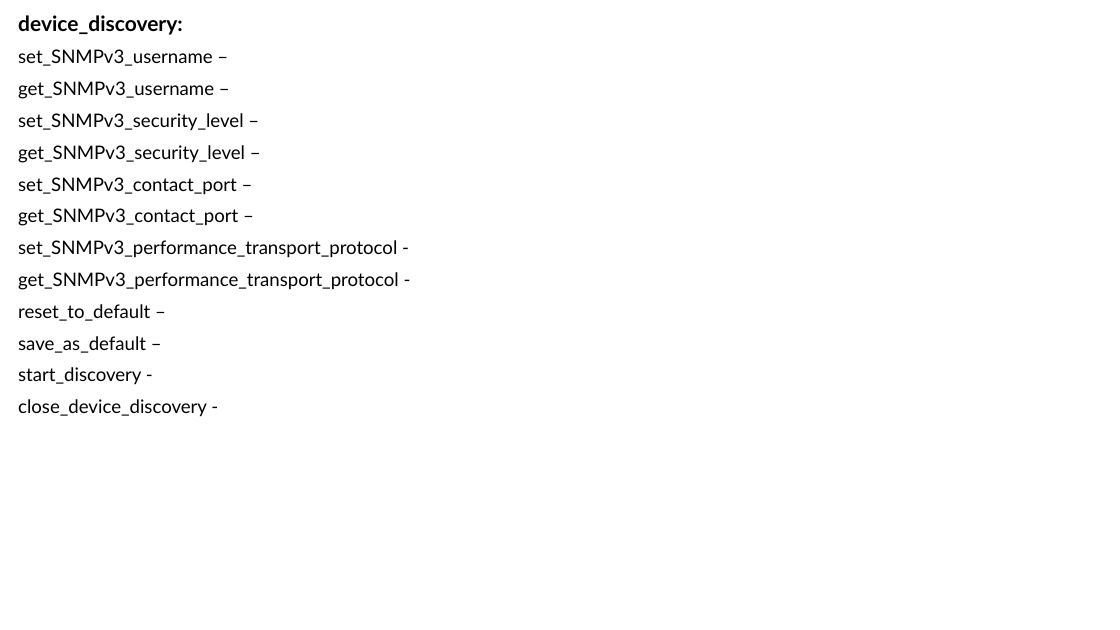
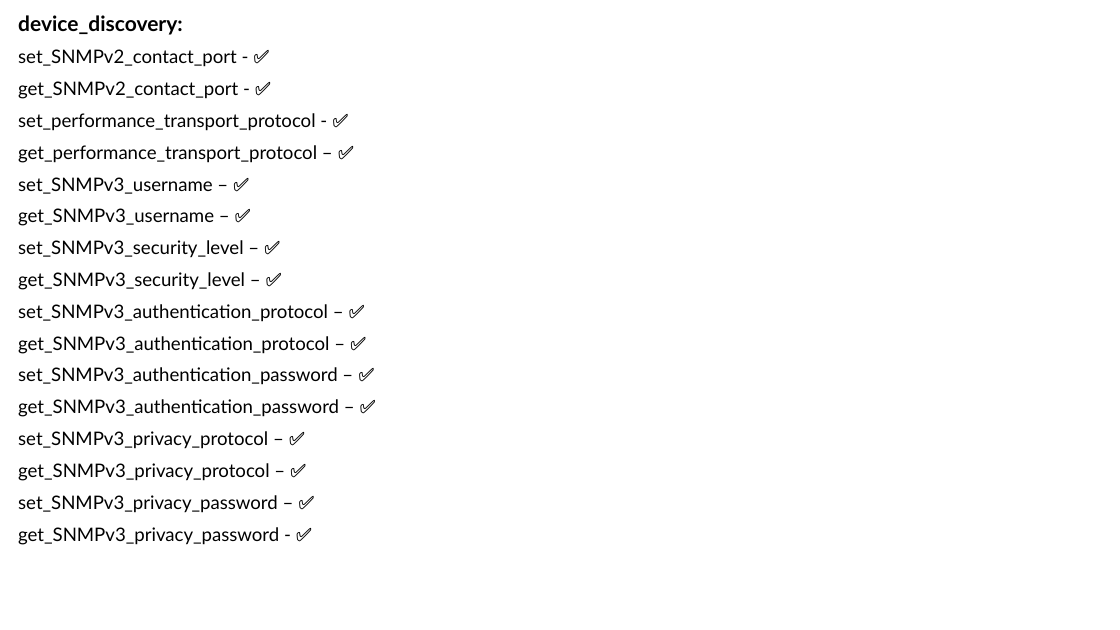
Before and after one commit to Yuval10Dahan/LightWatch_WEB, a slide deck: slide 18 of Docs/Progress_Check_Box.pptx (slide 10 before the commit). Drawn at 1120x630 pixels with LibreOffice and Linux fonts; fonts in the diff are those of the drawing. Boxes give left, top, right and bottom in pixels: in the first picture for what was removed or moved away, otherwise in the second. Text is boxed around its words. In the diff, an @@ line names an element or a change of style, - is before the commit and + after.

```diff
--- a/Docs/Progress_Check_Box.pptx
+++ b/Docs/Progress_Check_Box.pptx
@@ subtitle at (x1=18, y1=49, x2=339, y2=545): text changed @@
-set_SNMPv3_username –
-get_SNMPv3_username –
-set_SNMPv3_security_level –
-get_SNMPv3_security_level –
-set_SNMPv3_contact_port –
-get_SNMPv3_contact_port –
-set_SNMPv3_performance_transport_protocol -
-get_SNMPv3_performance_transport_protocol -
-reset_to_default –
-save_as_default –
-start_discovery -
-close_device_discovery -
+set_SNMPv2_contact_port - ✅
+get_SNMPv2_contact_port - ✅
+set_performance_transport_protocol - ✅
+get_performance_transport_protocol – ✅
+set_SNMPv3_username – ✅
+get_SNMPv3_username – ✅
+set_SNMPv3_security_level – ✅
+get_SNMPv3_security_level – ✅
+set_SNMPv3_authentication_protocol – ✅
+get_SNMPv3_authentication_protocol – ✅
+set_SNMPv3_authentication_password – ✅
+get_SNMPv3_authentication_password – ✅
+set_SNMPv3_privacy_protocol – ✅
+get_SNMPv3_privacy_protocol – ✅
+set_SNMPv3_privacy_password – ✅
+get_SNMPv3_privacy_password - ✅
```
Also in this commit, not shown: 12 other slides changed, 15 slides added, 15 other files.
